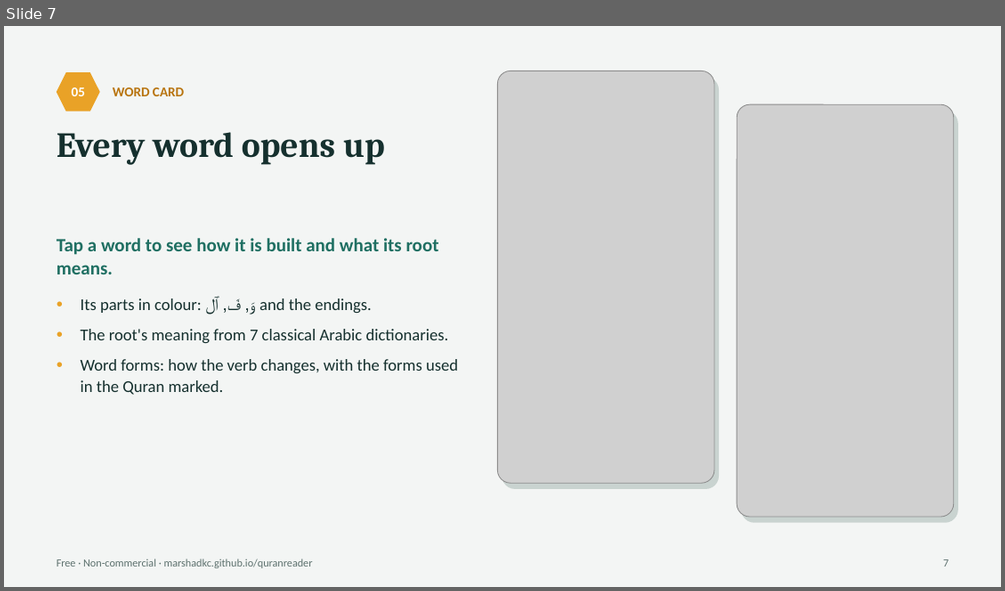
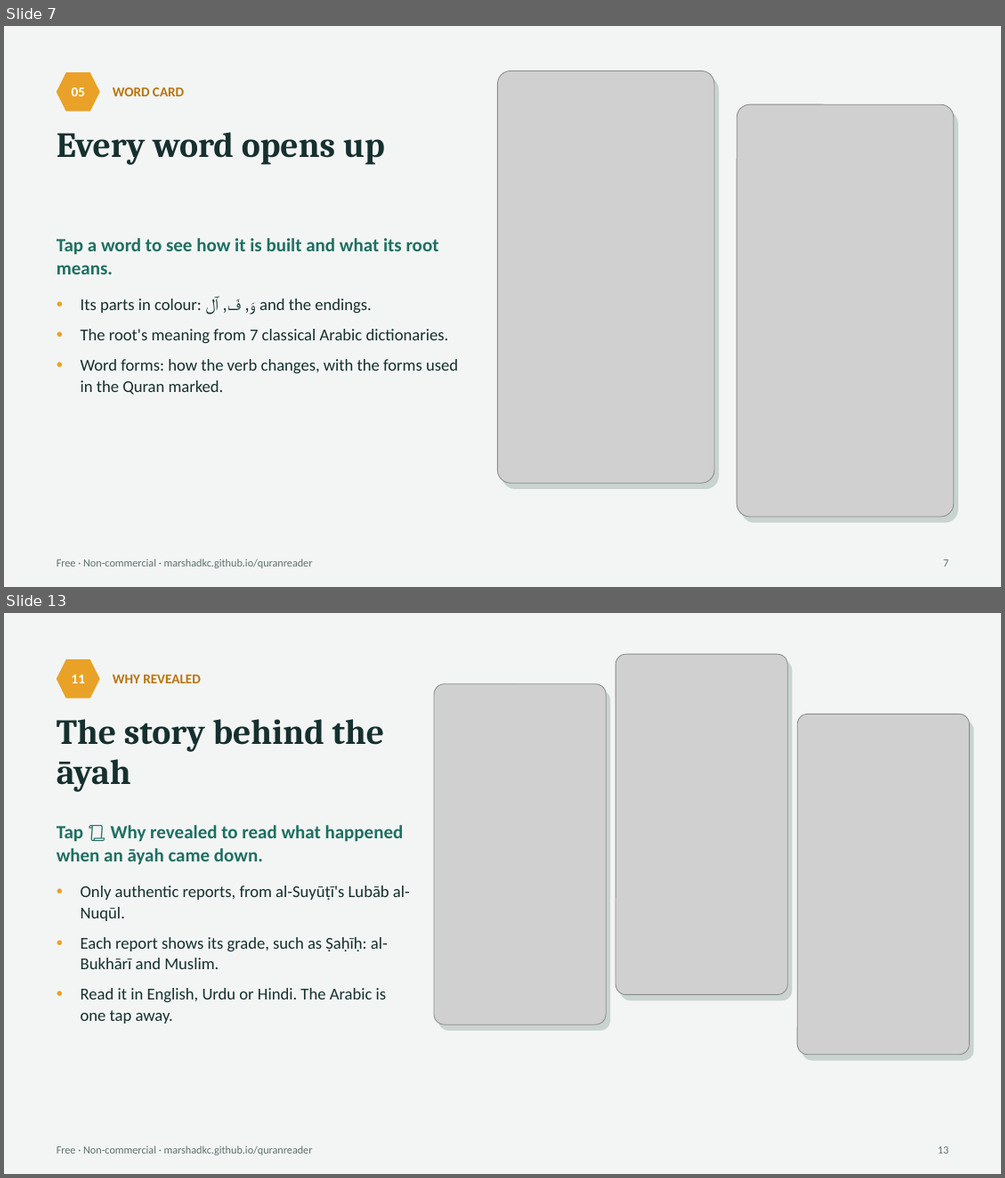
Before and after one commit to marshadkc/quranreader, a slide deck: decks/quran-word-reader-en.pptx. Shown one above the other, each under a label of ours: slide 7 before the commit, slides 7 and 13 after it; the slides between them are not shown. The pictures are 1005x591 and 1005x1178 pixels, drawn with LibreOffice and Linux fonts; fonts in the diff are those of the drawing; grey boxes stand for pictures. Boxes give left, top, right and bottom in pixels: in the first picture for what was removed or moved away, otherwise in the second. Text is boxed around its words. In the diff, an @@ line names an element or a change of style, - is before the commit and + after.

```diff
--- a/decks/quran-word-reader-en.pptx
+++ b/decks/quran-word-reader-en.pptx
@@ slide 13 added at bbox=[4, 613, 1001, 1174], background #F3F5F4 @@
@@ hexagon added at bbox=[57, 659, 100, 698], fill #E9A227, 13 pt, text #FFFFFF, bold @@
+11
@@ picture added at bbox=[615, 654, 788, 995] @@
@@ rounded rectangle added at bbox=[620, 660, 793, 1000], fill #C9D3D0 @@
@@ text added at bbox=[113, 674, 201, 683], 13 pt, text #B8740F, bold @@
+WHY REVEALED
@@ picture added at bbox=[434, 684, 606, 1024] @@
@@ rounded rectangle added at bbox=[438, 690, 610, 1030], fill #C9D3D0 @@
@@ text added at bbox=[57, 719, 385, 792], 34 pt, text #15302E, bold @@
+The story behind the āyah
@@ picture added at bbox=[797, 714, 970, 1054] @@
@@ rounded rectangle added at bbox=[802, 720, 974, 1060], fill #C9D3D0 @@
@@ text added at bbox=[57, 825, 410, 1023], 16 pt, text #15302E @@
+Tap 📜 Why revealed to read what happened when an āyah came down.
+• Only authentic reports, from al-Suyūṭī's Lubāb al-Nuqūl.
+• Each report shows its grade, such as Ṣaḥīḥ: al-Bukhārī and Muslim.
+• Read it in English, Urdu or Hindi. The Arabic is one tap away.
@@ text added at bbox=[57, 1145, 313, 1155], 10.5 pt, text #5D716E @@
+Free · Non-commercial · marshadkc.github.io/quranreader
@@ text added at bbox=[938, 1146, 948, 1153], 10.5 pt, text #5D716E @@
+13
```
Also in this commit, not shown: 4 slides changed, 5 other files.
